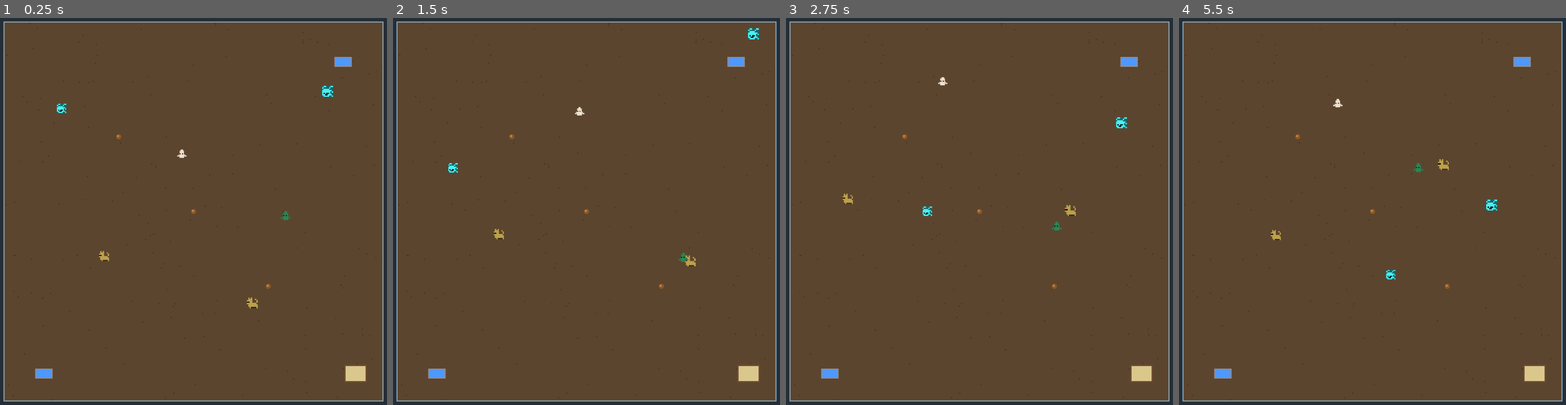
Above: before the commit, frames 1-4 (left to right).
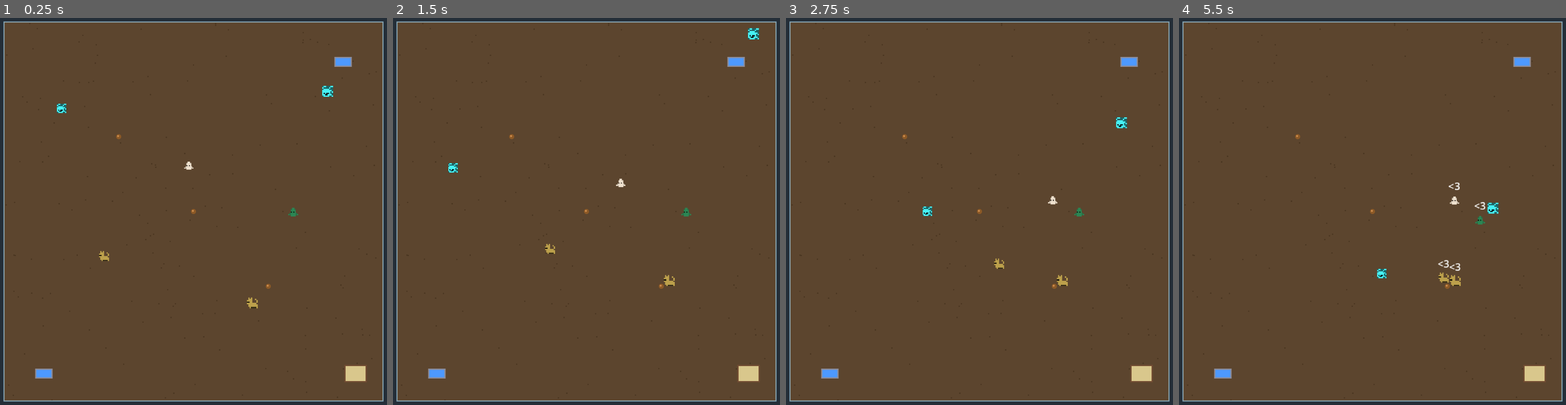
Above: after the commit, the same moments.

Repository: BreadOne2Three/GameDevFall2026_PUBLIC
Game: Godot game, scene res://main.tscn
Two runs of this game, one before a commit and one after it. Both use one fixed random seed, a clock stepped at 60 frames per second and the inputs below.
Inputs:
- Up to frame 1 (0.25 s): no input
- Up to frame 2 (1.5 s): no input
- Up to frame 3 (2.75 s): no input
- Up to frame 4 (5.5 s): no input

The runs differ from the first frame. In frame 1, 0.1% of the frame differs, in the area x 45-78%, y 33-53%; in frame 2, 0.3%; in frame 3, 0.3%; in frame 4, 0.6%, in the area x 23-83%, y 20-70%.

Commit message:
Add joint actions: play, communicate, breed
Co-Authored-By: Claude Opus 5.5 <noreply@anthropic.com>

Diff:
--- /dev/null
+++ b/actions/breed_action.gd
@@ -0,0 +1,45 @@
+extends JointAction
+class_name BreedAction
+## Two happy, well-fed adults of the same species have a baby (World.spawn_baby).
+
+@export var breed_score : float = 0.6
+@export var breed_cooldown : float = 45.0
+
+func _init() -> void:
+	duration = 2.0
+	search_radius = 120.0
+
+func score() -> float:
+	if not creature.can_breed() or _world_full():
+		return 0.0
+	_candidate = find_partner()
+	return breed_score if _candidate else 0.0
+
+func is_valid_partner(other: Creature) -> bool:
+	if other.species != creature.species or not other.can_breed():
+		return false
+	var their_breed := other.brain.get_action(name)
+	return their_breed != null and their_breed.cooldown_left <= 0.0
+
+func accepts_invite(_initiator: Creature) -> bool:
+	return creature.can_breed()
+
+func together(_delta: float) -> void:
+	creature.movement.stop()
+	creature.emote("<3", 0.5)
+
+func finish_together() -> void:
+	cooldown_left = breed_cooldown
+	if invited:
+		return
+	# The partner may end its action a frame later without finishing, so cool it down too.
+	var theirs := partner.brain.get_action(name)
+	if theirs:
+		theirs.cooldown_left = breed_cooldown
+	creature.bred.emit(creature, partner)
+
+## Looked up through the "world" group (not the World class) to avoid a preload cycle:
+## world.gd preloads the creature scenes, which contain this action.
+func _world_full() -> bool:
+	var world = creature.get_tree().get_first_node_in_group("world")
+	return world != null and world.population() >= world.MAX_POPULATION
--- /dev/null
+++ b/actions/communicate_action.gd
@@ -0,0 +1,27 @@
+extends JointAction
+class_name CommunicateAction
+## Walk up to someone and have a little chat. Friends of the same species count more.
+
+const EMOTES : Array[String] = ["<3", "!", "?", "~"]
+
+@export var social_per_second : float = 15.0
+@export var same_species_bonus : float = 1.5
+var _emote_timer : float = 0.0
+
+func _init() -> void:
+	need_name = "Social"
+	ramp_start = 0.4
+	ramp_end = 1.0
+	max_score = 0.7
+	duration = 3.0
+
+func together(delta: float) -> void:
+	creature.movement.stop()
+	var amount := social_per_second * delta
+	if partner.species == creature.species:
+		amount *= same_species_bonus
+	creature.need("Social").satisfy(amount)
+	_emote_timer -= delta
+	if _emote_timer <= 0.0:
+		_emote_timer = 1.0
+		creature.emote(EMOTES.pick_random(), 0.8)
--- /dev/null
+++ b/actions/joint_action.gd
@@ -0,0 +1,83 @@
+extends UtilityAction
+class_name JointAction
+## An action two creatures do together (play, talk, breed).
+## The initiator picks a partner and invites them via the partner's brain
+## (BrainComponent.request_joint). If they accept, both run this action together.
+
+const CONTACT := 10.0   ## how close the pair must be before the activity starts
+
+@export var duration : float = 3.0
+@export var search_radius : float = 100.0
+@export var refused_cooldown : float = 5.0     ## wait this long after being turned down
+@export var requires_contact : bool = true     ## walk up to the partner before starting
+
+var partner : Creature = null
+var invited : bool = false                     ## true on the creature that was asked
+var _candidate : Creature = null
+var _time_left : float = 0.0
+
+func score() -> float:
+	_candidate = find_partner()
+	if _candidate == null:
+		return 0.0
+	return need_score()
+
+func find_partner() -> Creature:
+	return creature.nearest_in_group("creatures", search_radius, is_valid_partner)
+
+## Subclasses narrow this (e.g. breeding needs the same species).
+func is_valid_partner(other: Creature) -> bool:
+	return other.state == Creature.State.NORMAL
+
+## Called by the partner's brain when accepting an invitation.
+func join(initiator: Creature) -> void:
+	partner = initiator
+	invited = true
+
+func enter() -> void:
+	_time_left = duration
+	if invited:
+		return
+	partner = _candidate
+	if partner == null or not partner.brain.request_joint(name, creature):
+		partner = null
+		cooldown_left = refused_cooldown
+
+func run(delta: float) -> bool:
+	if not _partner_still_with_us():
+		return true
+	if requires_contact and creature.global_position.distance_to(partner.global_position) > CONTACT:
+		if invited:
+			creature.movement.stop()   # wait for them to come over
+		else:
+			creature.movement.move_to(partner.global_position)
+		return false
+	_time_left -= delta
+	together(delta)
+	if _time_left <= 0.0:
+		finish_together()
+		return true
+	return false
+
+func exit() -> void:
+	partner = null
+	invited = false
+	creature.movement.stop()
+
+func is_committed() -> bool:
+	return partner != null
+
+## Every frame while together. Override.
+func together(_delta: float) -> void:
+	pass
+
+## Once, when the activity completes successfully. Override.
+func finish_together() -> void:
+	pass
+
+func _partner_still_with_us() -> bool:
+	if partner == null or not is_instance_valid(partner) or partner.is_dead:
+		return false
+	if partner.state != Creature.State.NORMAL:
+		return false
+	return partner.brain.current_action_name() == String(name)
--- /dev/null
+++ b/actions/play_action.gd
@@ -0,0 +1,26 @@
+extends JointAction
+class_name PlayAction
+## Tag! The initiator chases, the partner runs away. Both have fun.
+
+@export var fun_per_second : float = 12.0
+
+func _init() -> void:
+	need_name = "Fun"
+	ramp_start = 0.5
+	ramp_end = 1.0
+	max_score = 0.7
+	duration = 4.0
+	requires_contact = false
+
+func enter() -> void:
+	super.enter()
+	if partner:
+		creature.emote("!")
+
+func together(delta: float) -> void:
+	creature.need("Fun").satisfy(fun_per_second * delta)
+	if invited:
+		var away := (creature.global_position - partner.global_position).normalized()
+		creature.movement.move_to(creature.global_position + away * 20.0)
+	else:
+		creature.movement.move_to(partner.global_position)
--- a/entities/creature.tscn
+++ b/entities/creature.tscn
@@ -11,6 +11,9 @@
 [ext_resource type="Script" path="res://actions/rest_action.gd" id="10_rest"]
 [ext_resource type="Script" path="res://actions/go_here_action.gd" id="11_gohere"]
 [ext_resource type="Script" path="res://actions/use_litter_box_action.gd" id="12_box"]
+[ext_resource type="Script" path="res://actions/play_action.gd" id="13_play"]
+[ext_resource type="Script" path="res://actions/communicate_action.gd" id="14_talk"]
+[ext_resource type="Script" path="res://actions/breed_action.gd" id="15_breed"]
 
 [sub_resource type="CircleShape2D" id="CircleShape2D_body"]
 radius = 4.0
@@ -80,6 +83,15 @@
 [node name="UseLitterBoxAction" type="Node" parent="Brain"]
 script = ExtResource("12_box")
 
+[node name="PlayAction" type="Node" parent="Brain"]
+script = ExtResource("13_play")
+
+[node name="CommunicateAction" type="Node" parent="Brain"]
+script = ExtResource("14_talk")
+
+[node name="BreedAction" type="Node" parent="Brain"]
+script = ExtResource("15_breed")
+
 [node name="Emote" type="Label" parent="."]
 visible = false
 offset_left = -16.0
--- /dev/null
+++ b/tests/test_joint_actions.gd
@@ -0,0 +1,101 @@
+extends TestCase
+
+const DOG := preload("res://entities/dog.tscn")
+const SLIME := preload("res://entities/slime.tscn")
+
+func _spawn(scene: PackedScene, pos: Vector2) -> Creature:
+	var c : Creature = scene.instantiate()
+	c.position = pos
+	return add(c) as Creature
+
+func _content(c: Creature) -> void:
+	for n in ["Hunger", "Thirst", "Energy", "Fun", "Social", "Bladder"]:
+		c.need(n).satisfy(100.0)
+
+func test_communicate_invites_partner_who_switches_too() -> void:
+	var a := _spawn(DOG, Vector2(100, 100))
+	var b := _spawn(SLIME, Vector2(110, 100))
+	a.need("Social").add(90.0)
+	b.need("Social").add(50.0)
+	var talk := a.brain.get_action("CommunicateAction")
+	assert_true(talk.score() > 0.0)
+	a.brain.switch_to(talk)
+	assert_eq(b.brain.current_action_name(), "CommunicateAction")
+	assert_eq(talk.partner, b)
+
+func test_partner_refuses_when_need_is_low_and_initiator_cools_down() -> void:
+	var a := _spawn(DOG, Vector2(100, 100))
+	var b := _spawn(SLIME, Vector2(110, 100))
+	a.need("Social").add(90.0)
+	var talk := a.brain.get_action("CommunicateAction")
+	talk.score()
+	a.brain.switch_to(talk)
+	assert_eq(talk.partner, null)
+	assert_true(talk.cooldown_left > 0.0)
+	assert_eq(b.brain.current_action_name(), "")
+
+func test_joint_action_ends_when_partner_is_grabbed() -> void:
+	var a := _spawn(DOG, Vector2(100, 100))
+	var b := _spawn(SLIME, Vector2(105, 100))
+	a.need("Fun").add(90.0)
+	b.need("Fun").add(60.0)
+	var play := a.brain.get_action("PlayAction")
+	play.score()
+	a.brain.switch_to(play)
+	b.grab()
+	assert_true(play.run(0.1))
+
+func test_joint_action_ends_when_partner_dies() -> void:
+	var a := _spawn(DOG, Vector2(100, 100))
+	var b := _spawn(SLIME, Vector2(105, 100))
+	a.need("Fun").add(90.0)
+	b.need("Fun").add(60.0)
+	var play := a.brain.get_action("PlayAction")
+	play.score()
+	a.brain.switch_to(play)
+	b.free()
+	assert_true(play.run(0.1))
+
+func test_breed_requires_two_content_adults_of_same_species() -> void:
+	var a := _spawn(DOG, Vector2(100, 100))
+	var b := _spawn(DOG, Vector2(110, 100))
+	var s := _spawn(SLIME, Vector2(105, 100))
+	_content(a); _content(b); _content(s)
+	var breed := a.brain.get_action("BreedAction")
+	assert_true(breed.score() > 0.0)
+	assert_eq(breed.find_partner(), b)
+	b.need("Hunger").add(60.0)
+	assert_near(breed.score(), 0.0, 0.001, "hungry partner can't breed")
+
+func test_breeding_emits_bred_once_and_sets_cooldowns() -> void:
+	var a := _spawn(DOG, Vector2(100, 100))
+	var b := _spawn(DOG, Vector2(105, 100))
+	_content(a); _content(b)
+	var births := [0]
+	a.bred.connect(func(_x, _y): births[0] += 1)
+	b.bred.connect(func(_x, _y): births[0] += 1)
+	var breed := a.brain.get_action("BreedAction")
+	breed.score()
+	a.brain.switch_to(breed)
+	var partner_breed := b.brain.get_action("BreedAction")
+	var done_a := false
+	var done_b := false
+	for i in 30:
+		if not done_a:
+			done_a = breed.run(0.1)
+		if not done_b:
+			done_b = partner_breed.run(0.1)
+	assert_true(done_a and done_b)
+	assert_eq(births[0], 1)
+	assert_true(breed.cooldown_left > 0.0)
+	assert_true(partner_breed.cooldown_left > 0.0)
+
+func test_babies_cannot_breed() -> void:
+	var a := _spawn(DOG, Vector2(100, 100))
+	var baby : Creature = DOG.instantiate()
+	baby.is_baby = true
+	baby.position = Vector2(105, 100)
+	add(baby)
+	_content(a); _content(baby)
+	assert_false(baby.can_breed())
+	assert_eq(a.brain.get_action("BreedAction").find_partner(), null)
Not shown, added: actions/breed_action.gd.uid
Not shown, added: actions/communicate_action.gd.uid
Not shown, added: actions/joint_action.gd.uid
Not shown, added: actions/play_action.gd.uid
Not shown, added: tests/test_joint_actions.gd.uid
